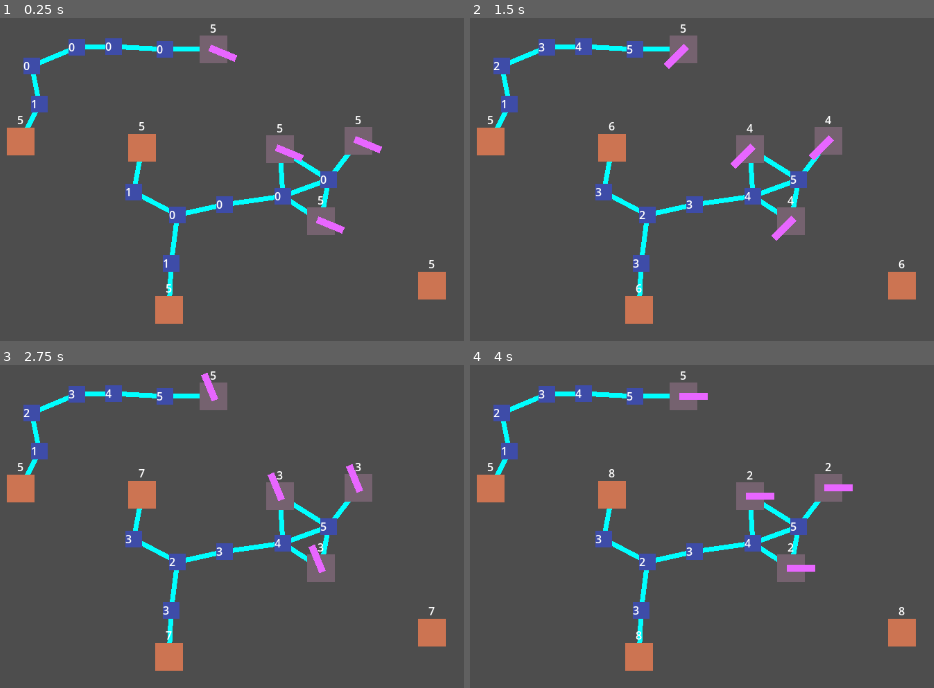
Above: before the commit, frames 1-4 (two rows, left to right).
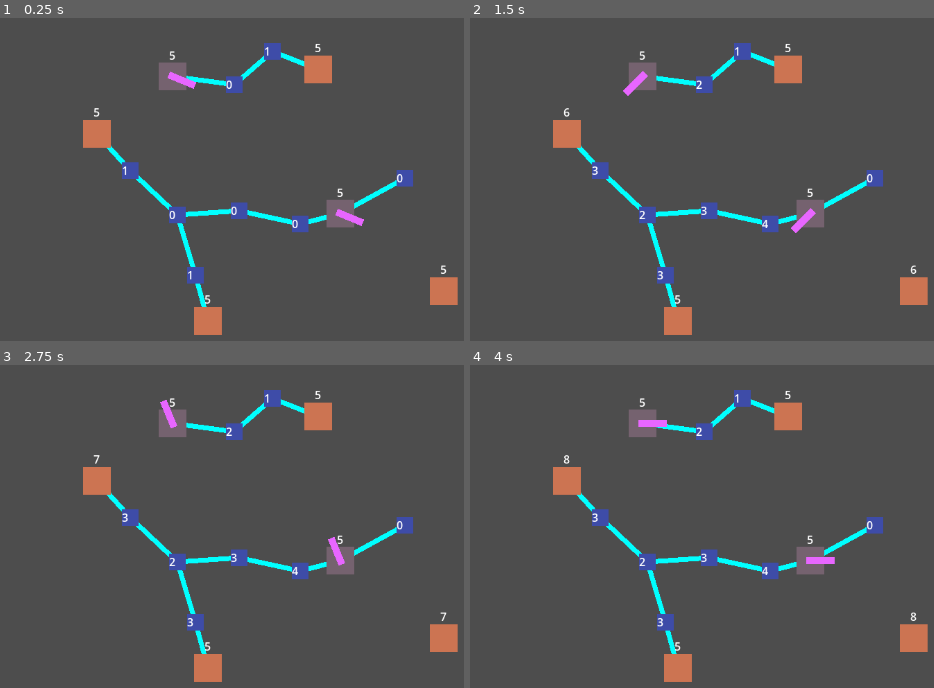
Above: after the commit, the same moments.

Repository: muffindohoah/spacegame
Game: Godot game, scene res://game_area.tscn
Same seed, same stepped clock (60 frames per second), same inputs: the game is played once before the commit and once after it.
Inputs (mouse positions are in pixels of both pictures, inside the frame that each line leads up to):
- Up to frame 1 (0.25 s): no input
- Up to frame 2 (1.5 s): tap Enter at 0.5 s; move the mouse to (outside the picture) at 0.52 s; hold D 0.53-1.25 s; hold Shift 0.53-1.25 s; click (outside the picture) at 0.67 s; tap Space at 0.77 s; drag from (706, 234) to (507, 105) at 1.27 s
- Up to frame 3 (2.75 s): move the mouse to (outside the picture) at 2.02 s; hold D from 2.03 s (still down); hold Ctrl from 2.03 s (still down)
- Up to frame 4 (4 s): release D at 2.75 s; release Ctrl at 2.75 s; drag from (822, 649) to (692, 552) at 2.77 s; move the mouse to (outside the picture) at 3.52 s; hold A from 3.53 s (still down); hold Alt from 3.53 s (still down); tap Space at 3.77 s

The runs differ from the first frame. In frame 1, 13% of the frame differs, in the area x 1-99%, y 1-99%; in frame 2, 13%; in frame 3, 13%; in frame 4, 13%.

Commit message:
bugfixes + refactor; added basicnode class
class for nodes. does basically nothing (connecting disconnecting). can be appended. otherwise bugfixes and structure.

Diff:
--- /dev/null
+++ b/Space Game 2/BasicNodeclass.gd
@@ -0,0 +1,24 @@
+class_name BasicNode
+
+extends Node2D
+
+var ConnectedNodes = []
+
+func connectNode(node):
+	print(ConnectedNodes, node)
+	if !ConnectedNodes.has(node):
+		var WireScene = load("res://wire.tscn").instantiate()
+		WireScene.WiredFrom = self
+		WireScene.WiredTo = node
+		get_parent().add_child.call_deferred(WireScene)
+		ConnectedNodes.append(node)
+		node.connectNode(self)
+
+	else:
+		print("duplicate node connection")
+
+func disconnectNode(node):
+	if ConnectedNodes.has(node):
+		ConnectedNodes.erase(node)
+	else:
+		print("invalid node disconnection")
--- a/Space Game 2/Wire.gd
+++ b/Space Game 2/Wire.gd
@@ -9,4 +9,3 @@
 	default_color = WireColor
 	add_point(WiredTo.global_position)
 	add_point(WiredFrom.global_position)
-	print(points)
--- a/Space Game 2/game_area.tscn
+++ b/Space Game 2/game_area.tscn
@@ -9,61 +9,45 @@
 script = ExtResource("1_83rih")
 
 [node name="Relay4" parent="." instance=ExtResource("1_4287h")]
-position = Vector2(-245, -10)
+position = Vector2(15, -48)
 
 [node name="Relay7" parent="." instance=ExtResource("1_4287h")]
 position = Vector2(-313, 5)
 
 [node name="Relay11" parent="." instance=ExtResource("1_4287h")]
-position = Vector2(-376, -28)
+position = Vector2(-381, -59)
 
 [node name="Relay15" parent="." instance=ExtResource("1_4287h")]
-position = Vector2(-322, 75)
+position = Vector2(-287, 92)
 
 [node name="Relay12" parent="." instance=ExtResource("1_4287h")]
-position = Vector2(-95, -46)
-
-[node name="Relay13" parent="." instance=ExtResource("1_4287h")]
-position = Vector2(-512, -155)
+position = Vector2(-224, -1)
 
 [node name="Relay14" parent="." instance=ExtResource("1_4287h")]
-position = Vector2(-161, -22)
-
-[node name="Relay19" parent="." instance=ExtResource("1_4287h")]
-position = Vector2(-523, -210)
+position = Vector2(-136, 18)
 
 [node name="Relay21" parent="." instance=ExtResource("1_4287h")]
-position = Vector2(-331, -234)
+position = Vector2(-176, -231)
 
-[node name="Relay23" parent="." instance=ExtResource("1_4287h")]
-position = Vector2(-405, -238)
-
-[node name="Relay22" parent="." instance=ExtResource("1_4287h")]
-position = Vector2(-458, -237)
+[node name="Relay24" parent="." instance=ExtResource("1_4287h")]
+position = Vector2(-231, -183)
 
 [node name="gen" parent="." instance=ExtResource("3_q68f6")]
-position = Vector2(-364, -92)
+position = Vector2(-429, -112)
 
 [node name="gen4" parent="." instance=ExtResource("3_q68f6")]
-position = Vector2(54, 107)
+position = Vector2(71, 115)
 
 [node name="gen3" parent="." instance=ExtResource("3_q68f6")]
-position = Vector2(-539, -101)
+position = Vector2(-110, -205)
 
 [node name="gen2" parent="." instance=ExtResource("3_q68f6")]
-position = Vector2(-325, 142)
+position = Vector2(-269, 158)
 
 [node name="turret2" parent="." instance=ExtResource("4_pvicg")]
-position = Vector2(-52, -102)
-
-[node name="turret4" parent="." instance=ExtResource("4_pvicg")]
-position = Vector2(-165, -90)
-
-[node name="turret5" parent="." instance=ExtResource("4_pvicg")]
-position = Vector2(-106, 14)
+position = Vector2(-78, 3)
 
 [node name="turret3" parent="." instance=ExtResource("4_pvicg")]
-position = Vector2(-261, -234)
-PowerFrequency = 1.3
+position = Vector2(-320, -195)
 
 [node name="Camera2D" type="Camera2D" parent="."]
--- a/Space Game 2/gen.gd
+++ b/Space Game 2/gen.gd
@@ -1,6 +1,4 @@
-extends Node2D
-
-var ConnectedNodes = {}
+extends BasicNode
 
 var ProductionRate = 3
 
@@ -23,6 +21,13 @@
 	returnRequest(data)
 
 func returnRequest(data):
+	if self != data.PowerParent && data.PowerParent != null:
+		return
+	else:
+		print("WHOS YOUR DADDY")
+		data.PowerParent = self
+		data.ParentGateway = ConnectedNodes.duplicate(false)
+
 	var ReturnForm = BlankReturnForm
 	ReturnForm.To = data.From
 
@@ -39,18 +44,6 @@
 		if ConnectedNodes[i].has_method("setDistanceFrom"):
 			ConnectedNodes[i].setDistanceFrom([self], 0)
 
-func connectNode(node):
-	print("gen connected to")
-
-	var WireScene = load("res://wire.tscn").instantiate()
-	WireScene.WiredFrom = self
-	WireScene.WiredTo = node
-	get_parent().add_child(WireScene)
-
-	ConnectedNodes[ConnectedNodes.size()] = node
-
-	print(ConnectedNodes)
-
 func _on_connector_area_entered(area):
 	var prospectiveNode = area.get_parent()
 	if area.is_in_group("collider") && area.get_parent() != self:
@@ -61,6 +54,5 @@
 func _on_timer_timeout():
 	updateDistances()
 
-
 func _on_generate_power_timeout():
 	StoredPower += 1
--- a/Space Game 2/relay.gd
+++ b/Space Game 2/relay.gd
@@ -1,33 +1,17 @@
-extends Node2D
+extends BasicNode
 
-var ConnectedNodes = {}
-var Distances = {"Power":9}
+var Distances = {"Power":[]}
 
 @onready var DetectionArea = $Connector
 @onready var DetectionAreaShape = $Connector/CollisionShape2D
 
 var DetectionRadius = 88
 
-#each node has to send to more then one, figure that out
+#Each node has to send to more then one, figure that out
 
-# Called when the node enters the scene tree for the first time.
+#Called when the node enters the scene tree for the first time.
 func _ready():
 	DetectionAreaShape.shape.radius = DetectionRadius
-
-func connectNode(node):
-
-	var WireScene = load("res://wire.tscn").instantiate()
-	WireScene.WiredFrom = self
-	WireScene.WiredTo = node
-	get_parent().add_child(WireScene)
-
-	ConnectedNodes[ConnectedNodes.size()] = node
-
-func disconnectNode(node):
-	if ConnectedNodes.has(node):
-		ConnectedNodes.erase(node)
-	else:
-		print("invalid node disconnection")
 
 func setDistanceFrom(fromlog, distance):
 	if fromlog.has(self) == true:
@@ -37,11 +21,11 @@
 	var distanceFrom = distance + 1
 	$Label.text = str(distanceFrom)
 	#cache the distance between you and the from
-	print(fromlog[0])
+	#print(fromlog[0])
 
 	if fromlog[0].is_in_group("power"):
 
-		Distances.Power = distanceFrom
+		Distances.Power.append(distanceFrom)
 
 	var senders = fromlog
 	senders.append(self)
@@ -50,7 +34,7 @@
 
 func relaysetDistance(fromlog, distance):
 
-	var prospectiveConnectors = ConnectedNodes.values()
+	var prospectiveConnectors = ConnectedNodes.duplicate()
 
 	prospectiveConnectors.erase(prospectiveConnectors.find(self))
 
@@ -67,7 +51,7 @@
 				prospectiveConnectors.erase(prospectiveConnectors[Connector])
 
 
-	for Connector in range(prospectiveConnectors.size()):
+	for Connector in prospectiveConnectors.size():
 
 		if prospectiveConnectors[Connector].is_in_group("relay"):
 
@@ -75,20 +59,29 @@
 
 
 func send(data):
-
+	if data.Couriers.has(self):
+		return
+	data.Couriers.append(self)
 	var possibleRelays = {}
-
 	for i in ConnectedNodes.size():
 		if ConnectedNodes[i].is_in_group("relay"):
 			if data.To == "Power":
 
 
-
-				if ConnectedNodes[i].Distances.Power < self.Distances.Power:
+				print(ConnectedNodes[i].Distances.Power.min(), "you<->me", self.Distances.Power.min())
+				if ConnectedNodes[i].Distances.Power.min() < self.Distances.Power.min():
 
 					possibleRelays[ConnectedNodes[i].Distances.Power] = []
 					possibleRelays[ConnectedNodes[i].Distances.Power].append([ConnectedNodes[i]])
 
+		var closestRelay
+		var sortableRelays = possibleRelays.keys()
+		if sortableRelays.min():
+			closestRelay = (possibleRelays[sortableRelays.min()])[0][0]
+
+
+		if closestRelay != null && !data.Couriers.has(closestRelay):
+			call_deferred("relaySend", closestRelay, data)
 
 
 
@@ -97,24 +90,13 @@
 				relaySend(ConnectedNodes[i], data)
 				print("send to mama", data.From)
 				return
-
-	var closestRelay
-
-	for j in possibleRelays.values():
-		closestRelay = 100
-		var sortableRelays = possibleRelays.values()
-		sortableRelays.sort()
-
-		closestRelay = sortableRelays.front()
-
-
-	#for j in possibleRelays[closestRelay].values():
-	if closestRelay != null:
-		relaySend(closestRelay[0][0], data)
+		elif !closestRelay:
+			data.From.deadEnd(self)
 
 
 
 func relaySend(to, data):
+	print(str(to))
 	to.send(data)
 
 
--- a/Space Game 2/relay.tscn
+++ b/Space Game 2/relay.tscn
@@ -7,7 +7,7 @@
 [sub_resource type="CircleShape2D" id="CircleShape2D_7ehyn"]
 
 [sub_resource type="CircleShape2D" id="CircleShape2D_6ly8y"]
-radius = 69.0652
+radius = 88.0
 
 [node name="Relay" type="Node2D" groups=["node", "relay"]]
 script = ExtResource("1_2fnlo")
--- a/Space Game 2/turret.gd
+++ b/Space Game 2/turret.gd
@@ -1,17 +1,19 @@
-extends Node2D
+extends BasicNode
 
 var StoredPower = 5
-var PowerThreshold = 1
+var StoredPowerThreshold = 5
+var PoweredThreshold = 1
 var Powered = 0
 
 @export var PowerFrequency : float = 1
 
-var ConnectedNodes = {}
-
 var RequestForm = {
 	"From":self,
 	"To":"Power",
-	"Power":1
+	"Power":1,
+	"PowerParent":null,
+	"ParentGateway":null,
+	"Couriers":[]
 	}
 
 func _ready():
@@ -23,7 +25,7 @@
 func _physics_process(delta):
 	$Label.text = str(StoredPower)
 
-	if StoredPower >= PowerThreshold:
+	if StoredPower >= PoweredThreshold:
 		Powered = 1
 	else:
 		Powered = 0
@@ -33,33 +35,31 @@
 		$Pivot.rotation_degrees += 1.5
 
 func getPower():
-
-	request()
-	print("need power")
+	RequestForm.Couriers = []
 	StoredPower -= 1
+	if StoredPower < StoredPowerThreshold:
+		requestPower()
+	#print("need power")
 
 
 func receive(data):
-	print("Received Power")
+	print("Received Power" + str(data.Power))
 	StoredPower += data.Power
 
-func request():
+func requestPower():
+
 	for i in ConnectedNodes.size():
 		if ConnectedNodes[i].is_in_group("relay"):
-			ConnectedNodes[i].send(RequestForm)
+			print("requestingpower")
+			var SendingForm = RequestForm.duplicate(false)
+			ConnectedNodes[i].send(SendingForm)
 			return
 
-func connectNode(node):
-	print("turret connected to")
-
-	var WireScene = load("res://wire.tscn").instantiate()
-	WireScene.WiredFrom = self
-	WireScene.WiredTo = node
-	get_parent().add_child(WireScene)
-
-	ConnectedNodes[ConnectedNodes.size()] = node
-
-	print(ConnectedNodes)
+func deadEnd(from):
+	if RequestForm.ParentGateway:
+		if RequestForm.ParentGateway.has(from):
+			print("cant find mama")
+			RequestForm.PowerParent = null
 
 func _on_connector_area_entered(area):
 	var prospectiveNode = area.get_parent()
